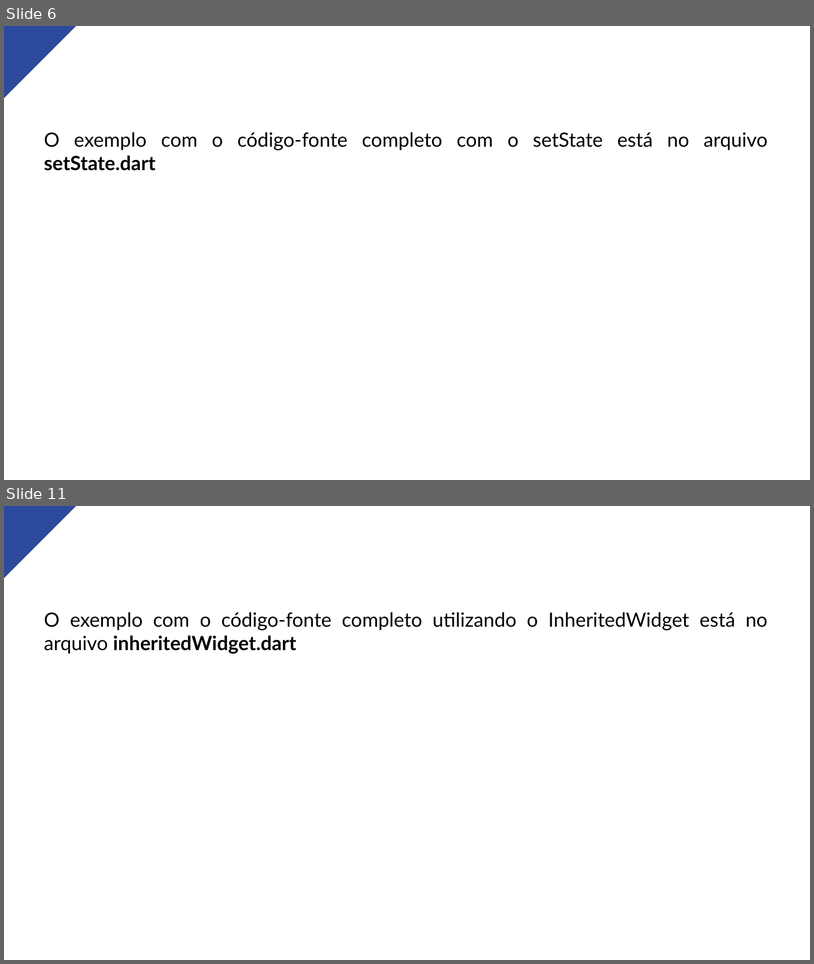
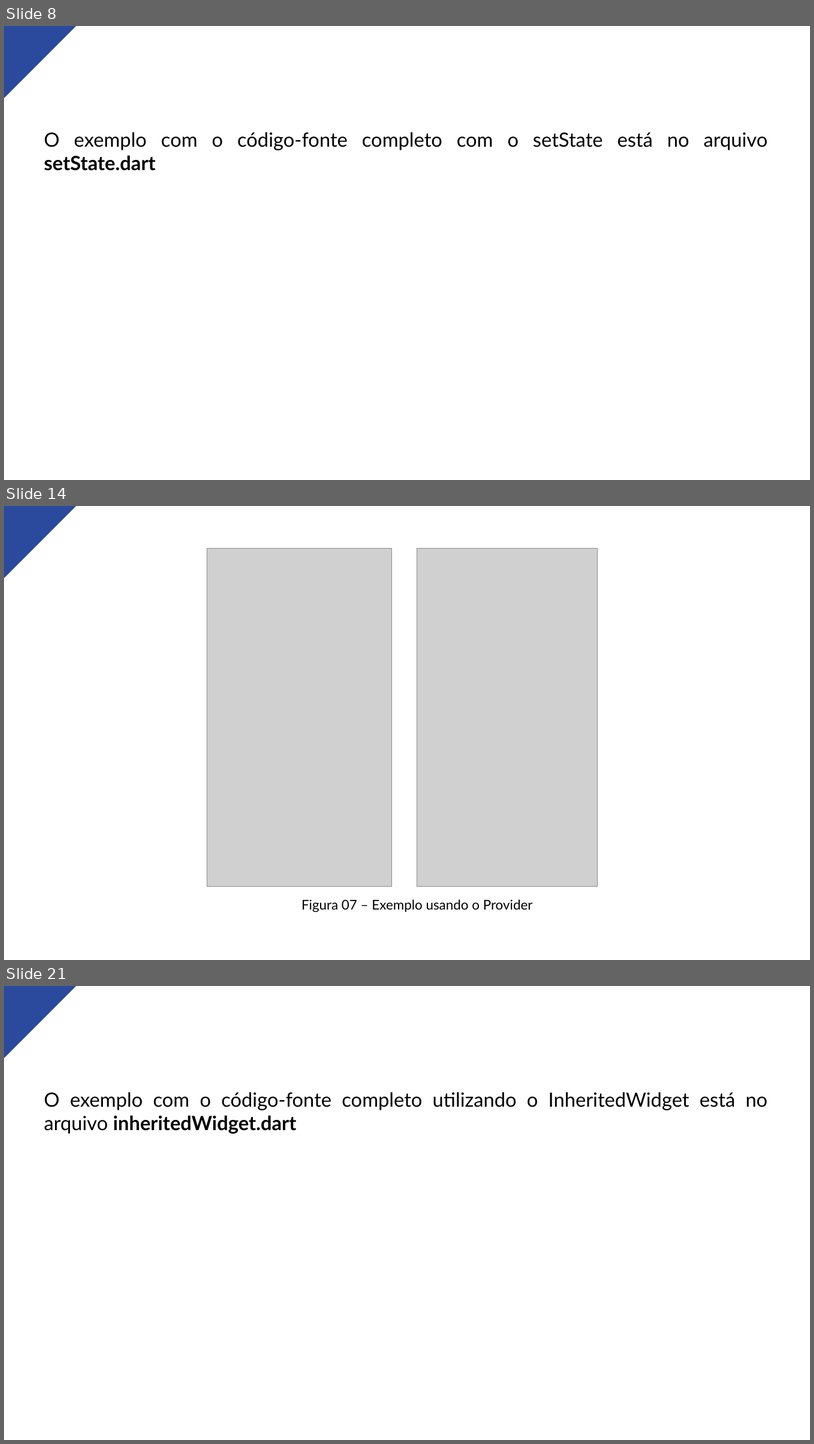
Before and after one commit to marcosdosea/TreinamentoFlutter, a slide deck: Aula11-Manipulação de Estados/Aula11-Manipulação de Estados.pptx. Shown one above the other, each under a label of ours: slides 6 and 11 before the commit, slides 8, 14 and 21 after it; the slides between them are not shown. The pictures are 814x964 and 814x1444 pixels, drawn with LibreOffice and Linux fonts; fonts in the diff are those of the drawing; grey boxes stand for pictures. Boxes give left, top, right and bottom in pixels: in the first picture for what was removed or moved away, otherwise in the second. Text is boxed around its words. In the diff, an @@ line names an element or a change of style, - is before the commit and + after.

```diff
--- a/Aula11-Manipulação de Estados/Aula11-Manipulação de Estados.pptx
+++ b/Aula11-Manipulação de Estados/Aula11-Manipulação de Estados.pptx
@@ slide 14 added at box(4, 506, 810, 960), background #FFFFFF @@
@@ freeform shape added at box(4, 506, 76, 578), fill #2B4A9D @@
@@ picture added at box(207, 548, 392, 886) @@
@@ picture added at box(417, 548, 597, 886) @@
@@ text added at box(302, 899, 533, 912), 24 pt, text #000000 @@
+Figura 07 – Exemplo usando o Provider
@@ what was slide 6 is now slide 8 @@
@@ what was slide 11 is now slide 21 @@
```
Also in this commit, not shown: 9 slides changed, 9 other slides added, 1 other file.
